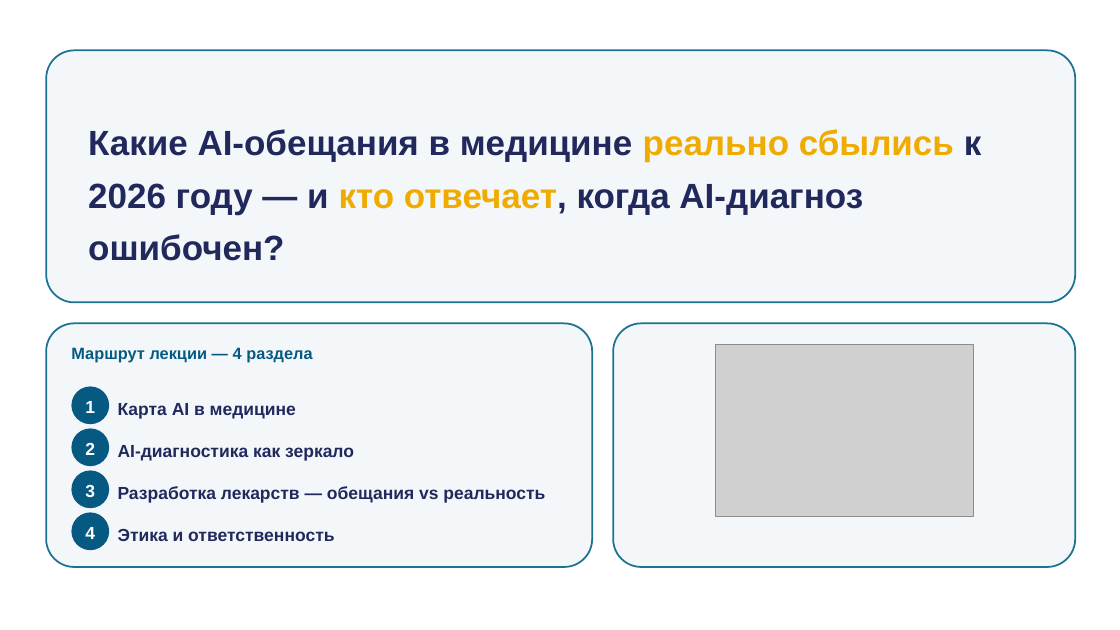
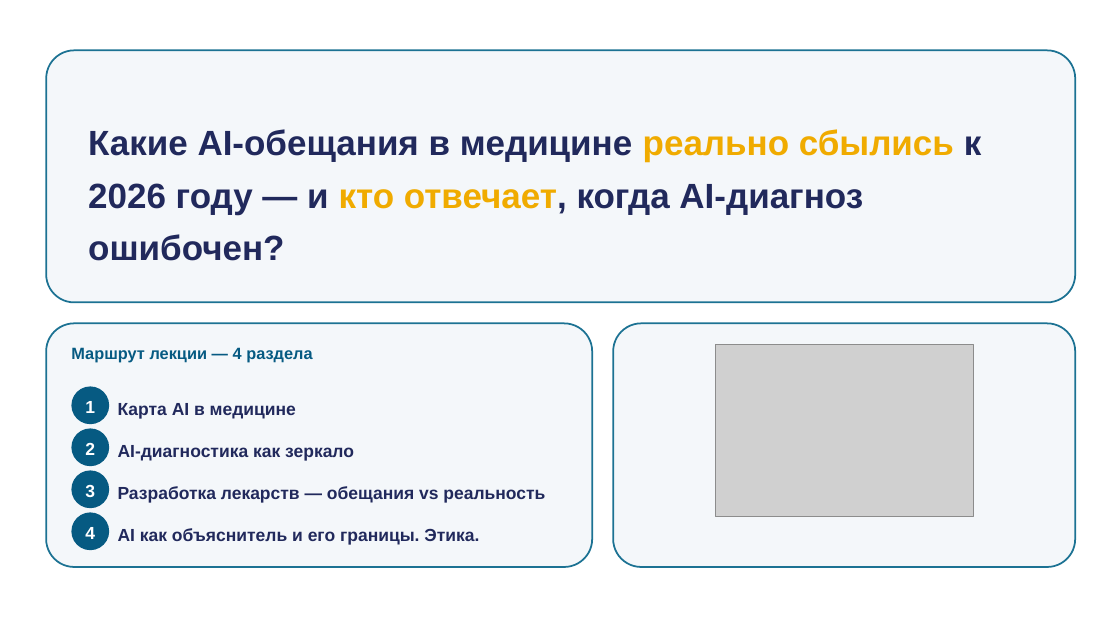
Before and after one commit to tellina-study/AI-usage-lessons, a slide deck: slide 5 of library/lectures/lec-04/rendered/lec-04.pptx. Drawn at 1120x630 pixels with LibreOffice and Linux fonts; fonts in the diff are those of the drawing; grey boxes stand for pictures. Boxes give left, top, right and bottom in pixels: in the first picture for what was removed or moved away, otherwise in the second. Text is boxed around its words. In the diff, an @@ line names an element or a change of style, - is before the commit and + after.

```diff
--- a/library/lectures/lec-04/rendered/lec-04.pptx
+++ b/library/lectures/lec-04/rendered/lec-04.pptx
@@ text at (118,528,479,545): text changed @@
-Этика и ответственность
+AI как объяснитель и его границы. Этика.
```
Also in this commit, not shown: 6 other slides changed, 19 other files.
